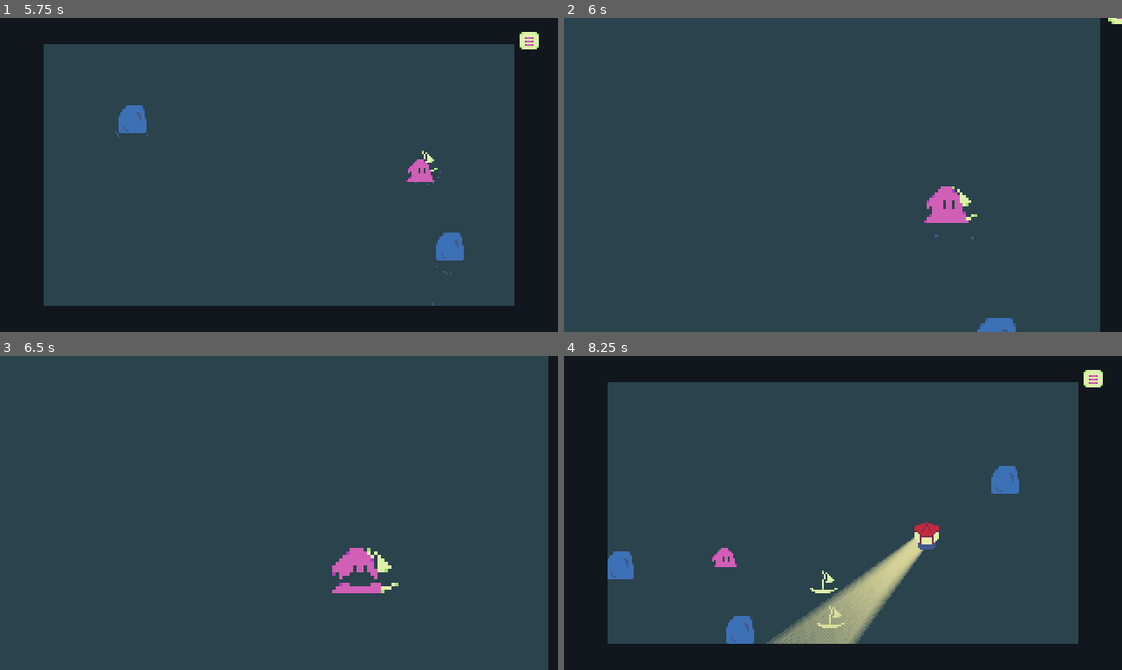
Above: before the commit, frames 1-4 (two rows, left to right).
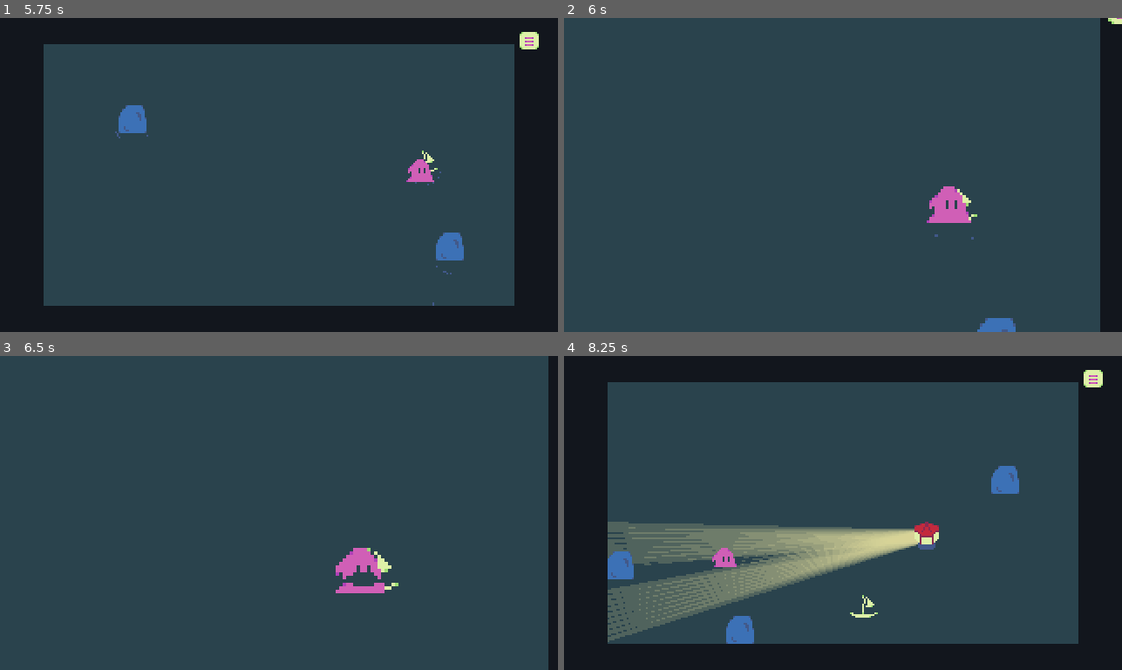
Above: after the commit, the same moments.

Repository: genericuser990/GameJamTowerTheme
Game: Godot game, scene res://Scenes/SceneManager.tscn
The game is run twice, just before and just after one commit, with the same random seed, the same clock (stepped at 60 frames per second) and the same inputs.
Inputs (mouse positions are in pixels of both pictures, inside the frame that each line leads up to):
- Up to frame 1 (5.75 s): click (256, 244) at 0.5 s; click (111, 272) at 1.25 s; click "1" at 2 s; move the mouse to (401, 159) at 2.77 s; hold Right (moveRight) 2.78-3.53 s; move the mouse to (167, 190) at 3.52 s; hold Down (moveDown) 3.53-4.28 s; move the mouse to (334, 105) at 4.27 s; hold Right (moveRight) 4.28-5.03 s; move the mouse to (251, 237) at 5.02 s; hold Up (moveUp) from 5.03 s (still down)
- Up to frame 2 (6 s): move the mouse to (1010, 222) at 5.77 s; release Up (moveUp) at 5.78 s; hold Left (moveLeft) from 5.78 s (still down)
- Up to frame 3 (6.5 s): keep holding Left (moveLeft)
- Up to frame 4 (8.25 s): move the mouse to (675, 465) at 6.52 s; move the mouse to (870, 513) at 7.27 s; release Left (moveLeft) at 7.28 s; hold Down (moveDown) 7.28-8.03 s; move the mouse to (759, 434) at 8.02 s; hold Right (moveRight) from 8.03 s (still down)

Frame 1 is identical in both runs. In frame 2, 0.2% of the frame differs, in the area x 64-73%, y 53-66%; in frame 3, 0.3%; in frame 4, 14%, in the area x 7-65%, y 52-92%.

Commit message:
monster eat boat animation

Diff:
--- a/Scenes/Levels/Level2.tscn
+++ b/Scenes/Levels/Level2.tscn
@@ -11,8 +11,8 @@
 [node name="Monster" parent="." instance=ExtResource( 3 )]
 position = Vector2( 49, 49 )
 
-[node name="Boat" parent="." instance=ExtResource( 2 )]
-position = Vector2( 124, 113 )
+[node name="Boat2" parent="." instance=ExtResource( 2 )]
+position = Vector2( 147, 127 )
 
 [node name="Rock" parent="." instance=ExtResource( 1 )]
 position = Vector2( 228, 56 )
@@ -20,10 +20,7 @@
 [node name="Lighthouse" parent="." instance=ExtResource( 4 )]
 position = Vector2( 183, 88 )
 lightAngle = 20
-dirVector = Vector2( -1, 1 )
-
-[node name="Boat" parent="." instance=ExtResource( 2 )]
-position = Vector2( 128, 133 )
+dirVector = Vector2( -4, -1 )
 
 [node name="Bg" type="Sprite" parent="."]
 position = Vector2( 135, 75 )
--- a/Scenes/Levels/Level3.tscn
+++ b/Scenes/Levels/Level3.tscn
@@ -12,7 +12,7 @@
 position = Vector2( 49, 49 )
 
 [node name="Boat" parent="." instance=ExtResource( 1 )]
-position = Vector2( 106, 100 )
+position = Vector2( 124, 118 )
 
 [node name="Lighthouse" parent="." instance=ExtResource( 2 )]
 position = Vector2( 183, 88 )
--- a/Scenes/Levels/Level5.tscn
+++ b/Scenes/Levels/Level5.tscn
@@ -23,7 +23,7 @@
 dirVector = Vector2( 0.3, 1 )
 
 [node name="Boat" parent="." instance=ExtResource( 1 )]
-position = Vector2( 105, 95 )
+position = Vector2( 111, 119 )
 
 [node name="Rock2" parent="." instance=ExtResource( 3 )]
 position = Vector2( 9, 142 )
--- a/Scenes/Monster.tscn
+++ b/Scenes/Monster.tscn
@@ -86,25 +86,13 @@
 "update": 1,
 "values": [ 0, 2, 2, 3, 4, 0 ]
 }
-tracks/2/type = "value"
-tracks/2/path = NodePath("TextureRect:rect_position")
+tracks/2/type = "method"
+tracks/2/path = NodePath(".")
 tracks/2/interp = 1
 tracks/2/loop_wrap = true
 tracks/2/imported = false
 tracks/2/enabled = true
 tracks/2/keys = {
-"times": PoolRealArray( 0, 0.6, 1.3 ),
-"transitions": PoolRealArray( 1, 1, 1 ),
-"update": 0,
-"values": [ Vector2( -8, -14 ), Vector2( -4, -14 ), Vector2( -22, -14 ) ]
-}
-tracks/3/type = "method"
-tracks/3/path = NodePath(".")
-tracks/3/interp = 1
-tracks/3/loop_wrap = true
-tracks/3/imported = false
-tracks/3/enabled = true
-tracks/3/keys = {
 "times": PoolRealArray( 1.2 ),
 "transitions": PoolRealArray( 1 ),
 "values": [ {
@@ -117,36 +105,24 @@
 resource_name = "eatRight"
 length = 1.3
 tracks/0/type = "value"
-tracks/0/path = NodePath("TextureRect:rect_position")
+tracks/0/path = NodePath("TextureRect/MonsterSprite:frame")
 tracks/0/interp = 1
 tracks/0/loop_wrap = true
 tracks/0/imported = false
 tracks/0/enabled = true
 tracks/0/keys = {
-"times": PoolRealArray( 0, 0.6, 1.3 ),
-"transitions": PoolRealArray( 1, 1, 1 ),
-"update": 0,
-"values": [ Vector2( -8, -14 ), Vector2( -12, -14 ), Vector2( 6, -14 ) ]
+"times": PoolRealArray( 0, 0.7, 0.8, 0.9, 1, 1.2 ),
+"transitions": PoolRealArray( 1, 1, 1, 1, 1, 1 ),
+"update": 1,
+"values": [ 0, 2, 2, 3, 4, 0 ]
 }
-tracks/1/type = "value"
-tracks/1/path = NodePath("TextureRect/MonsterSprite:frame")
+tracks/1/type = "method"
+tracks/1/path = NodePath(".")
 tracks/1/interp = 1
 tracks/1/loop_wrap = true
 tracks/1/imported = false
 tracks/1/enabled = true
 tracks/1/keys = {
-"times": PoolRealArray( 0, 0.7, 0.8, 0.9, 1, 1.2 ),
-"transitions": PoolRealArray( 1, 1, 1, 1, 1, 1 ),
-"update": 1,
-"values": [ 0, 2, 2, 3, 4, 0 ]
-}
-tracks/2/type = "method"
-tracks/2/path = NodePath(".")
-tracks/2/interp = 1
-tracks/2/loop_wrap = true
-tracks/2/imported = false
-tracks/2/enabled = true
-tracks/2/keys = {
 "times": PoolRealArray( 1.2 ),
 "transitions": PoolRealArray( 1 ),
 "values": [ {
@@ -189,3 +165,5 @@
 [node name="WaterSplash" parent="." instance=ExtResource( 4 )]
 position = Vector2( 0, 2 )
 isMoving = true
+
+[node name="Tween" type="Tween" parent="."]
--- a/Scripts/Monster.gd
+++ b/Scripts/Monster.gd
@@ -5,6 +5,7 @@
 var screenSize
 onready var sprite := $TextureRect/MonsterSprite
 onready var animation : AnimationPlayer = $AnimationPlayer
+onready var tween : Tween = $Tween
 
 # Called when the node enters the scene tree for the first time.
 func _ready():
@@ -45,6 +46,9 @@
 		box.push(vel)
 
 func eatBoat(cam):
+	#tween.interpolate_property(self, "position", position, cam.position, 1.2, Tween.TRANS_ELASTIC, Tween.EASE_IN)
+	#tween.start()
+
 	if sprite.flip_h == true:
 		animation.play("eatLeft")
 	else:
